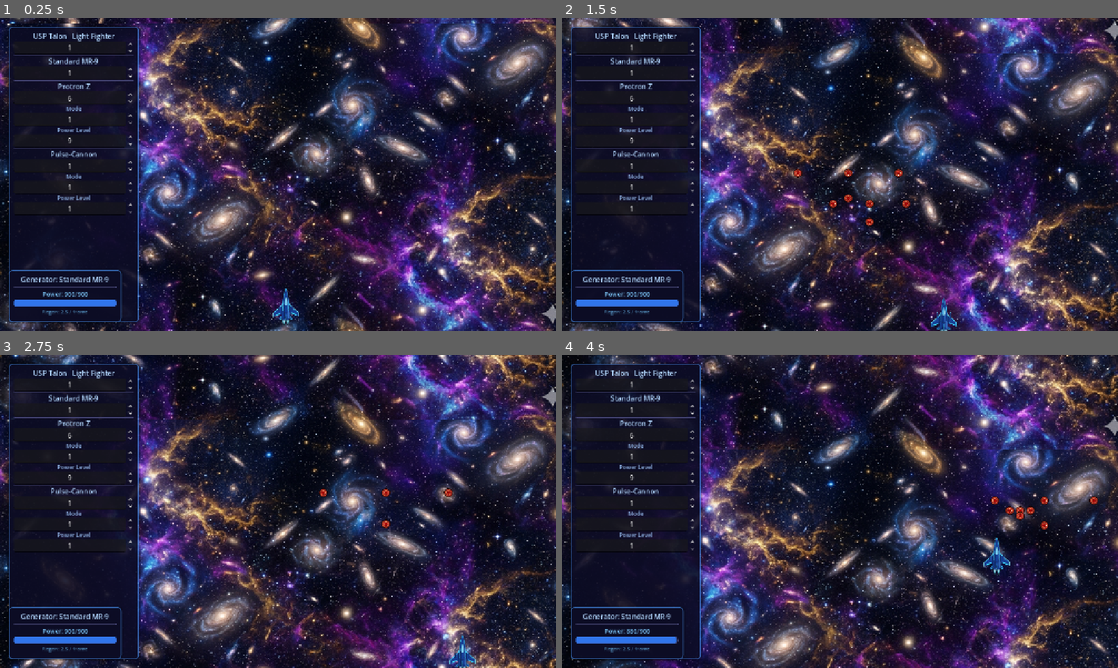
Above: before the commit, frames 1-4 (two rows, left to right).
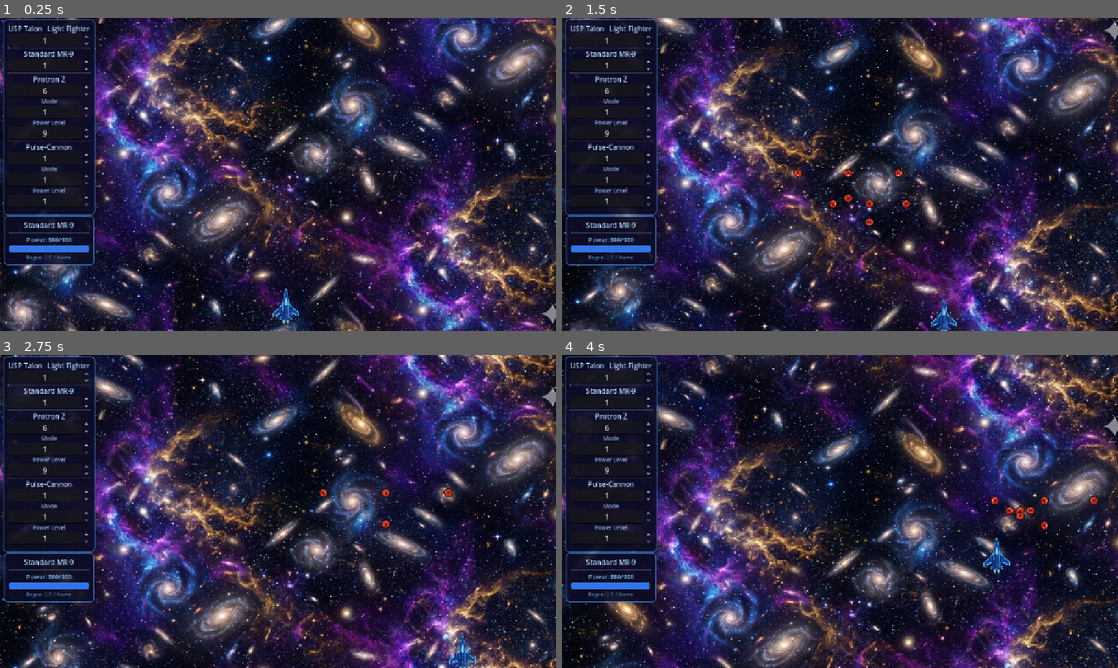
Above: after the commit, the same moments.

Repository: boryspimpek/Galaxid
Game: Godot game, scene res://scenes/world/World.tscn
The game is run twice, just before and just after one commit, with the same random seed, the same clock (stepped at 60 frames per second) and the same inputs.
Inputs:
- Up to frame 1 (0.25 s): no input
- Up to frame 2 (1.5 s): tap Enter (ui_accept) at 0.5, 0.77 s; hold Right (ui_right) 0.53-1.28 s; hold Down (ui_down) from 1.28 s (still down)
- Up to frame 3 (2.75 s): tap Enter (ui_accept) at 1.52 s; release Down (ui_down) at 2.03 s; hold Right (ui_right) from 2.03 s (still down)
- Up to frame 4 (4 s): release Right (ui_right) at 2.78 s; hold Up (ui_up) 2.78-3.53 s; tap Enter (ui_accept) at 3.02, 3.77 s; hold Left (ui_left) from 3.53 s (still down)

The runs differ from the first frame. In frame 1, 10% of the frame differs, in the area x 0-26%, y 0-98%; in frame 2, 9.9%; in frame 3, 9.8%; in frame 4, 9.7%.

Commit message:
elementy

Diff:
--- a/scenes/player/WeaponSystem.gd
+++ b/scenes/player/WeaponSystem.gd
@@ -14,8 +14,7 @@
 var power_level: int = 1
 
 # --- Konfiguracja strzelania ---
-var fire_cooldown: float = 0.1
-var fire_timer: int = 0  # Zmienione na int (system klatkowy)
+var fire_timer: int = 0  # System klatkowy
 var is_firing: bool = false
 
 # --- Stan strzelania (dla patterns) ---
@@ -111,9 +110,9 @@
 			create_projectile(attack, sx, sy, bx, by, del, sg, acceleration, accelerationx, circlesize)
 
 	# Ustaw cooldown z repeat (shotRepeat z JSON)
-	# repeat to ilość klatek w 30 FPS, mnożymy x2 dla 60 FPS
+	# repeat to ilość klatek w TYRIAN_FPS, przeliczamy na 60 FPS
 	var repeat = weapon_data.get("shotRepeat", 0)
-	fire_timer = repeat * 2
+	fire_timer = int(repeat * (60.0 / GameConstants.TYRIAN_FPS))
 
 func create_projectile(damage: int, sx: int, sy: int, bx: int = 0, by: int = 0, del: int = 0, sg: int = 0, acceleration: int = 0, accelerationx: int = 0, circlesize: int = 0):
 	var projectile_scene = GameConstants.player_projectile_scene
--- a/scenes/ui/GeneratorInfoUI.gd
+++ b/scenes/ui/GeneratorInfoUI.gd
@@ -31,9 +31,9 @@
 		var generator = DataManager.get_generator_by_id(generator_id)
 		if not generator.is_empty():
 			var generator_name = generator.get("name", "Unknown")
-			generator_name_label.text = "Generator: " + generator_name
+			generator_name_label.text = generator_name
 		else:
-			generator_name_label.text = "Generator: Unknown"
+			generator_name_label.text = "Unknown"
 	else:
 		generator_name_label.text = "Player not found"
 		power_label.text = "Power: ?/?"
--- a/scenes/ui/GeneratorInfoUI.tscn
+++ b/scenes/ui/GeneratorInfoUI.tscn
@@ -67,7 +67,7 @@
 layout_mode = 2
 theme_override_font_sizes/font_size = 16
 theme_override_colors/font_color = Color(0.7, 0.85, 1.0, 1)
-text = "Generator: Unknown"
+text = "Unknown"
 horizontal_alignment = 1
 
 [node name="HSeparator" type="HSeparator" parent="Background/VBoxContainer"]
--- a/scenes/ui/PlayerConfigUI.tscn
+++ b/scenes/ui/PlayerConfigUI.tscn
@@ -1,6 +1,6 @@
-[gd_scene format=3]
+[gd_scene format=3 uid="uid://b5d1klgcppu0x"]
 
-[ext_resource type="Script" path="res://scenes/ui/PlayerConfigUI.gd" id="1_8j8y8"]
+[ext_resource type="Script" uid="uid://byib6lftjgibm" path="res://scenes/ui/PlayerConfigUI.gd" id="1_8j8y8"]
 
 [sub_resource type="StyleBoxFlat" id="StyleBoxFlat_bg"]
 content_margin_left = 12.0
@@ -45,9 +45,11 @@
 [node name="Background" type="PanelContainer" parent="." unique_id=716108404]
 z_index = -1
 layout_mode = 1
-anchors_preset = 15
+anchors_preset = -1
 anchor_right = 1.0
 anchor_bottom = 1.0
+offset_right = -118.0
+offset_bottom = 30.0
 grow_horizontal = 2
 grow_vertical = 2
 theme_override_styles/panel = SubResource("StyleBoxFlat_bg")
--- a/scenes/world/World.tscn
+++ b/scenes/world/World.tscn
@@ -17,5 +17,15 @@
 [node name="UI" type="CanvasLayer" parent="." unique_id=2020724297]
 
 [node name="PlayerConfigUI" parent="UI" unique_id=920573385 instance=ExtResource("4_ui")]
+offset_left = 8.0
+offset_top = 3.0
+offset_right = 335.0
+offset_bottom = 424.0
+grow_vertical = 1
 
 [node name="GeneratorInfoUI" parent="UI" unique_id=1717254505 instance=ExtResource("5_generator_ui")]
+offset_left = 9.0
+offset_top = 455.0
+offset_right = 217.0
+offset_bottom = 569.0
+grow_vertical = 1
Not shown: 1 places in scenes/world/World.tscn that only renumber resources
